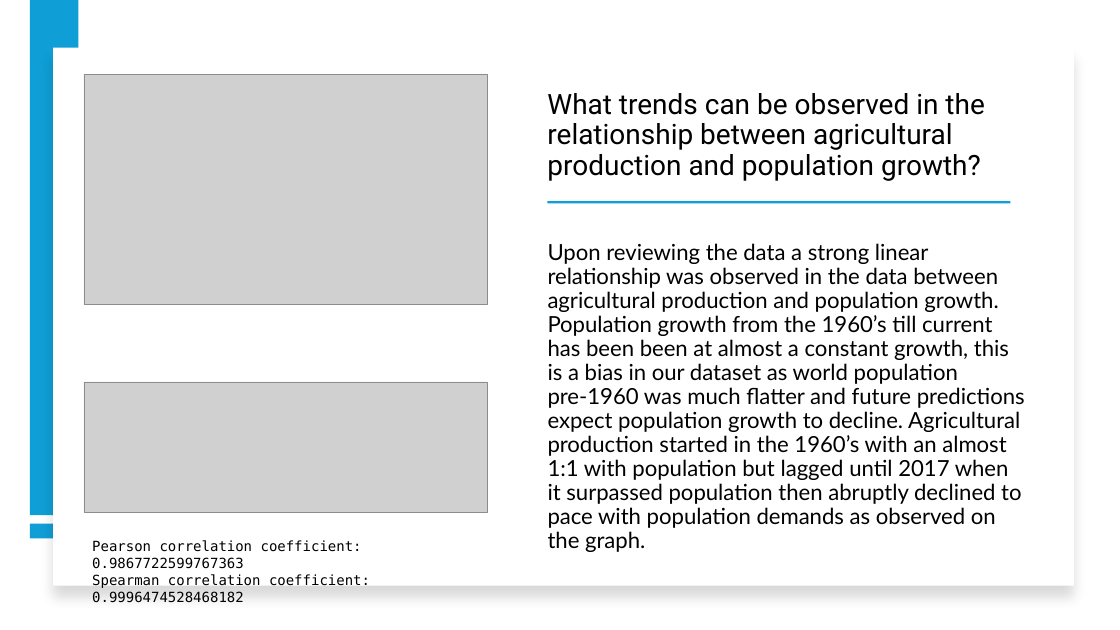
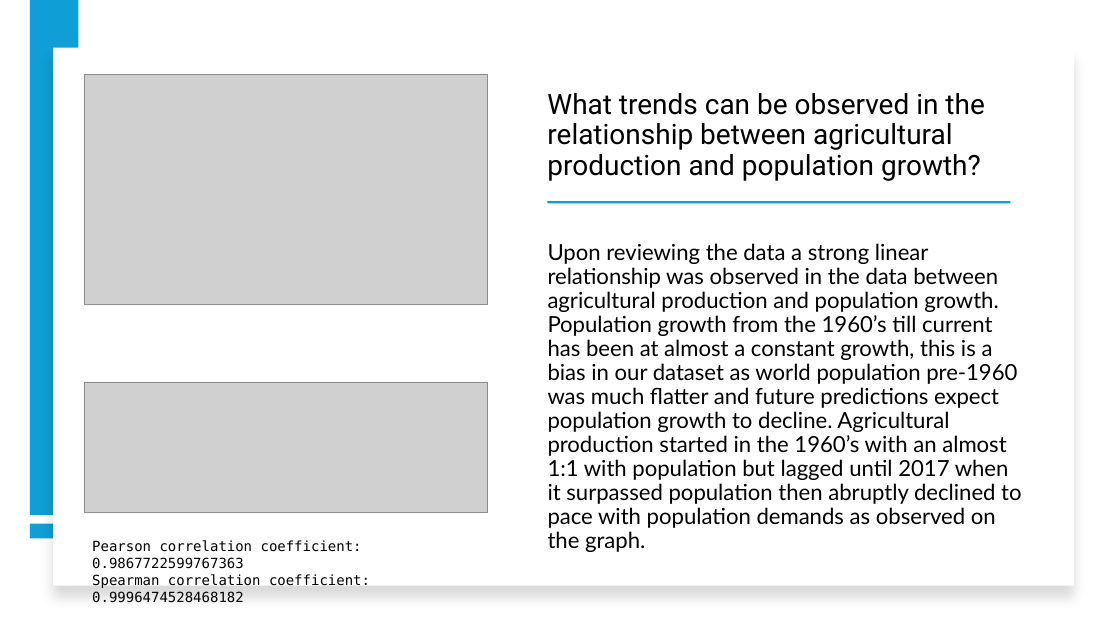
Before and after one commit to Corey-Holton/Project1, a slide deck: slide 18 of Corey/Group Project.pptx (slide 26 before the commit). Drawn at 1120x630 pixels with LibreOffice and Linux fonts; fonts in the diff are those of the drawing; grey boxes stand for pictures. Boxes give left, top, right and bottom in pixels: in the first picture for what was removed or moved away, otherwise in the second. Text is boxed around its words. In the diff, an @@ line names an element or a change of style, - is before the commit and + after.

```diff
--- a/Corey/Group Project.pptx
+++ b/Corey/Group Project.pptx
@@ text at box(548, 243, 1021, 552): text changed @@
-Upon reviewing the data a strong linear relationship was observed in the data between agricultural production and population growth. Population growth from the 1960’s till current has been been at almost a constant growth, this is a bias in our dataset as world population pre-1960 was much flatter and future predictions expect population growth to decline. Agricultural production started in the 1960’s with an almost 1:1 with population but lagged until 2017 when it surpassed population then abruptly declined to pace with population demands as observed on the graph.
+Upon reviewing the data a strong linear relationship was observed in the data between agricultural production and population growth. Population growth from the 1960’s till current has been at almost a constant growth, this is a bias in our dataset as world population pre-1960 was much flatter and future predictions expect population growth to decline. Agricultural production started in the 1960’s with an almost 1:1 with population but lagged until 2017 when it surpassed population then abruptly declined to pace with population demands as observed on the graph.
```
Also in this commit, not shown: 7 other slides changed, 5 slides added, 2 slides removed, 4 other files.
